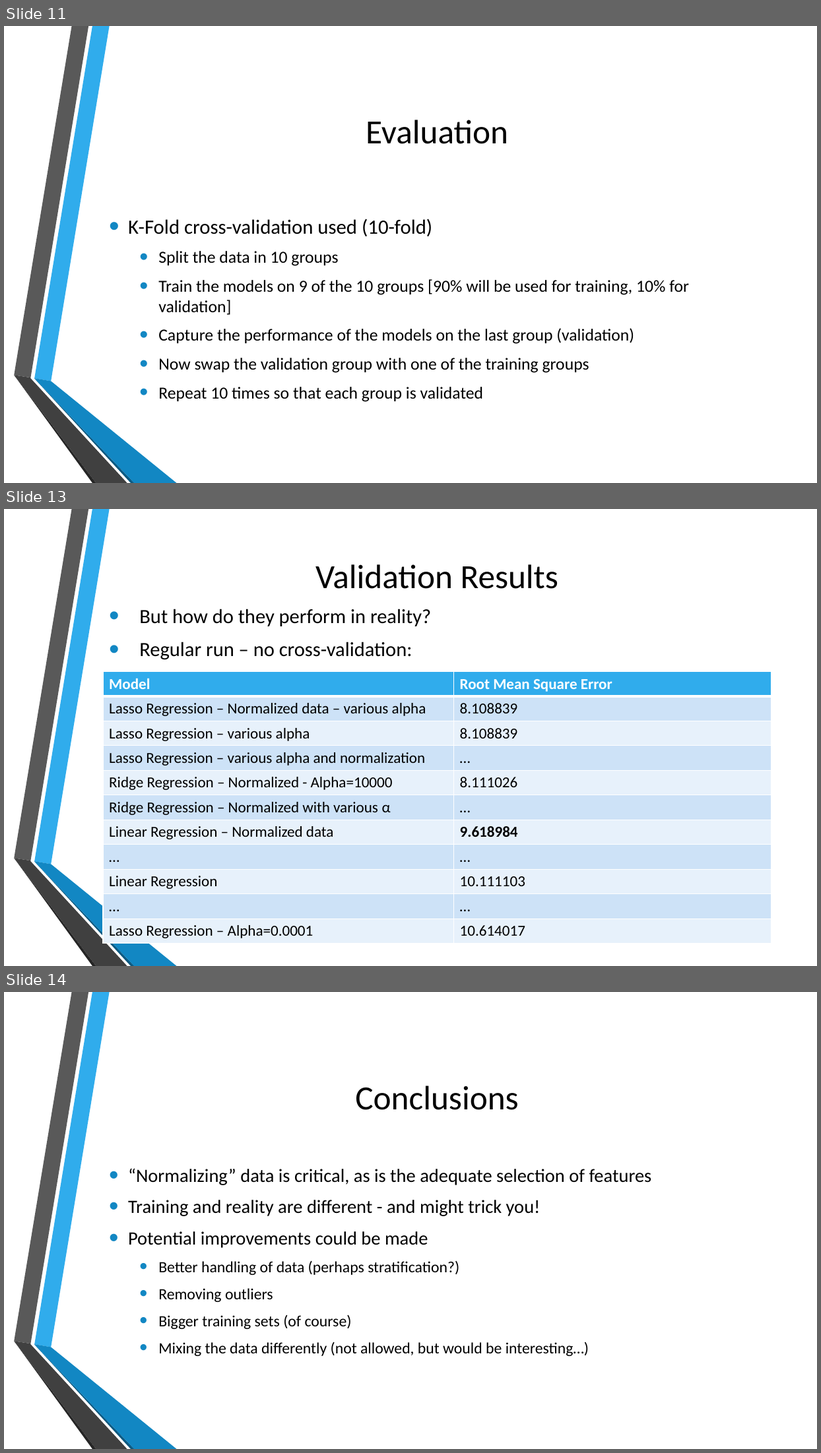
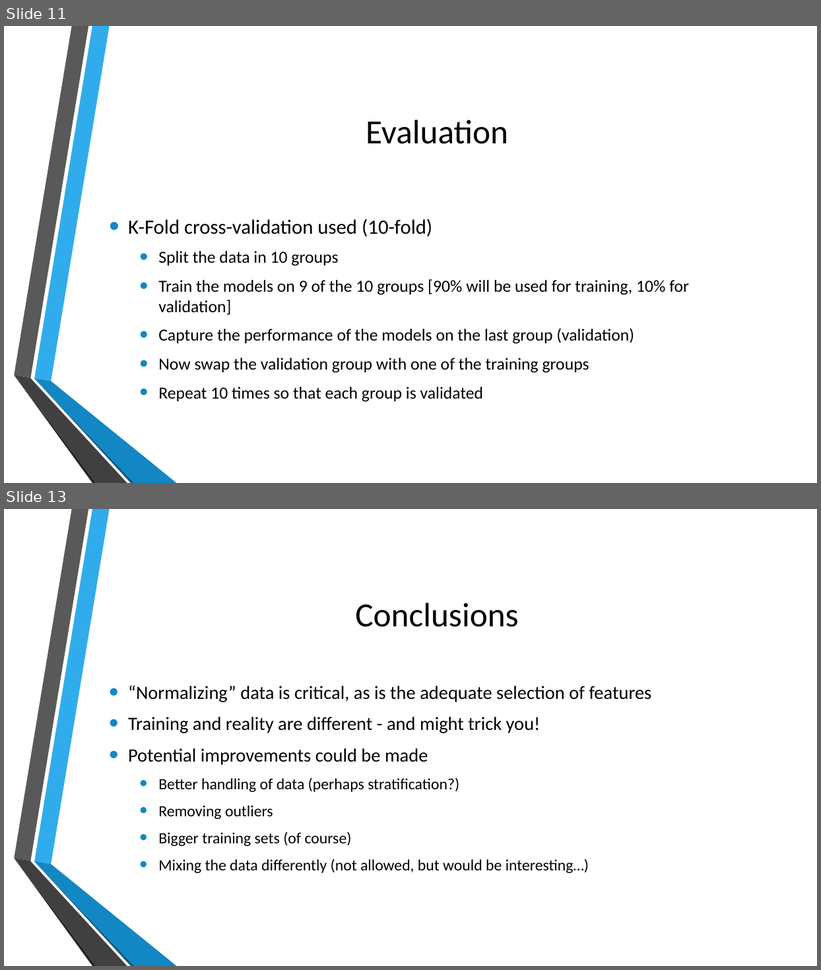
Before and after one commit to cypher93/genomska_informatika, a slide deck: project/presentation/presentation.pptx. Shown one above the other, each under a label of ours: slides 11, 13 and 14 before the commit, slides 11 and 13 after it; the slides between them are not shown. The pictures are 821x1453 and 821x970 pixels, drawn with LibreOffice and Linux fonts; fonts in the diff are those of the drawing; background and template pictures are left out. Boxes give left, top, right and bottom in pixels: in the first picture for what was removed or moved away, otherwise in the second. Text is boxed around its words. In the diff, an @@ line names an element or a change of style, - is before the commit and + after.

Commit message:
Refactor code, add better K selection and clearer result representation

```diff
--- a/project/presentation/presentation.pptx
+++ b/project/presentation/presentation.pptx
@@ slide 13 removed at box(4, 509, 817, 966), background picture (left out); not listed: 6 template elements that a slide beside it also shows @@
@@ title removed at box(316, 564, 558, 589) @@
-Validation Results
@@ text removed at box(139, 609, 431, 660) @@
-• But how do they perform in reality?
-• Regular run – no cross-validation:
@@ table removed at box(103, 672, 771, 944), 11 rows, 2 columns @@
-Model | Root Mean Square Error
-Lasso Regression – Normalized data – various alpha | 8.108839
-Lasso Regression – various alpha | 8.108839
-Lasso Regression – various alpha and normalization | …
-Ridge Regression – Normalized - Alpha=10000 | 8.111026
-Ridge Regression – Normalized with various α | …
-Linear Regression – Normalized data | 9.618984
-… | …
-Linear Regression | 10.111103
-… | …
-Lasso Regression – Alpha=0.0001 | 10.614017
@@ what was slide 14 is now slide 13 @@
```
Also in this commit, not shown: 1 slide changed, 4 other files.
